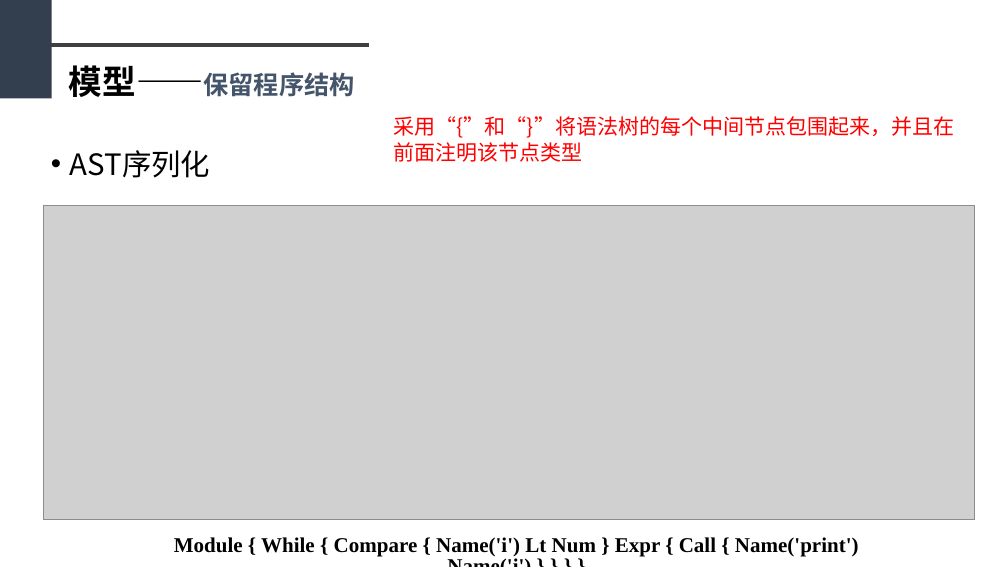
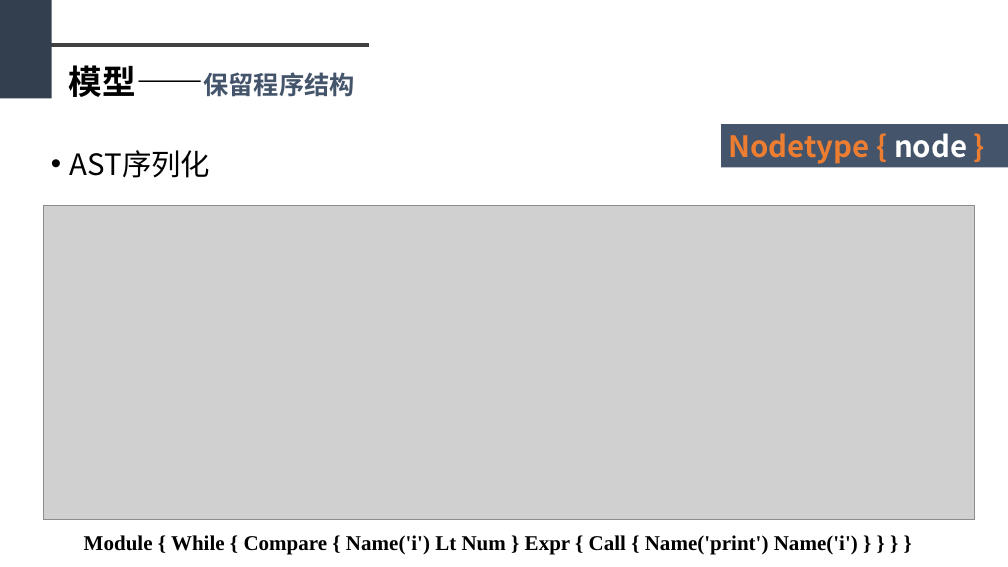
Before and after one commit to sfzhou5678/lstm, a slide deck: slide 16 of 毕业答辩PPT初稿1.pptx. Drawn at 1008x567 pixels with LibreOffice and Linux fonts; fonts in the diff are those of the drawing; grey boxes stand for pictures. Boxes give left, top, right and bottom in pixels: in the first picture for what was removed or moved away, otherwise in the second. Text is boxed around its words. In the diff, an @@ line names an element or a change of style, - is before the commit and + after.

```diff
--- a/毕业答辩PPT初稿1.pptx
+++ b/毕业答辩PPT初稿1.pptx
@@ text removed at bbox=[394, 116, 955, 162] @@
-采用“{”和“}”将语法树的每个中间节点包围起来，并且在前面注明该节点类型
@@ rectangle added at bbox=[721, 124, 1008, 167], fill #44546A, 28 pt, text #ED7D31, bold @@
+Nodetype { node }
@@ text "Module { While { Compare ..." rewrapped from bbox=[174, 537, 859, 557] to bbox=[84, 535, 858, 555] @@
```
Also in this commit, not shown: 12 other slides changed, 1 slide added, 4 other files.
